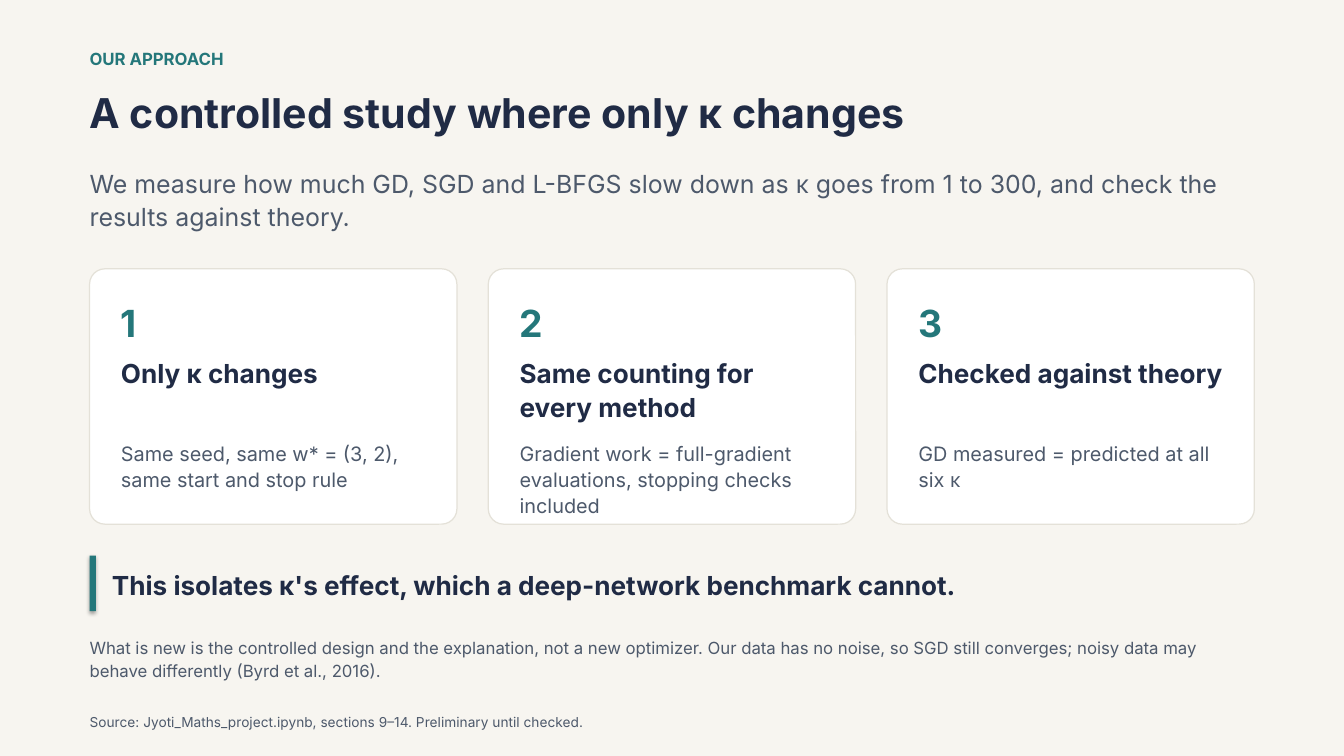
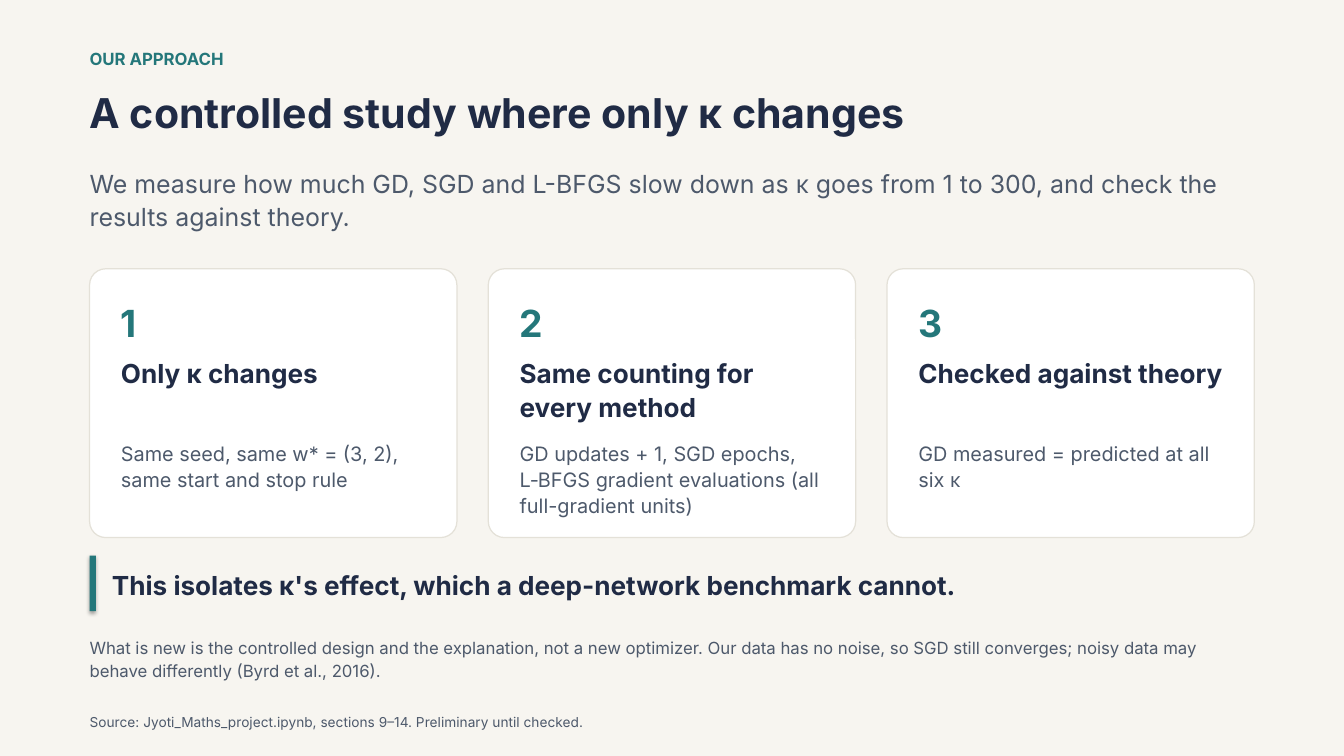
Before and after one commit to priyavenugopalnair-debug/group7-optimizers, a slide deck: slide 1 of slides/Jyoti_Group_slide7.pptx. Drawn at 1344x756 pixels with LibreOffice and Linux fonts; fonts in the diff are those of the drawing. Boxes give left, top, right and bottom in pixels: in the first picture for what was removed or moved away, otherwise in the second. Text is boxed around its words. In the diff, an @@ line names an element or a change of style, - is before the commit and + after.

```diff
--- a/slides/Jyoti_Group_slide7.pptx
+++ b/slides/Jyoti_Group_slide7.pptx
@@ rounded rectangle: place and size @@
-rounded rectangle at box(90, 269, 457, 524)
+rounded rectangle at box(90, 269, 457, 538)
@@ rounded rectangle: place and size @@
-rounded rectangle at box(488, 269, 856, 524)
+rounded rectangle at box(488, 269, 856, 538)
@@ rounded rectangle: place and size @@
-rounded rectangle at box(887, 269, 1254, 524)
+rounded rectangle at box(887, 269, 1254, 538)
@@ text at box(520, 446, 819, 518): text changed @@
-Gradient work = full-gradient evaluations, stopping checks included
+GD updates + 1, SGD epochs, L‑BFGS gradient evaluations (all full-gradient units)
```
Also in this commit, not shown: 1 other file.
